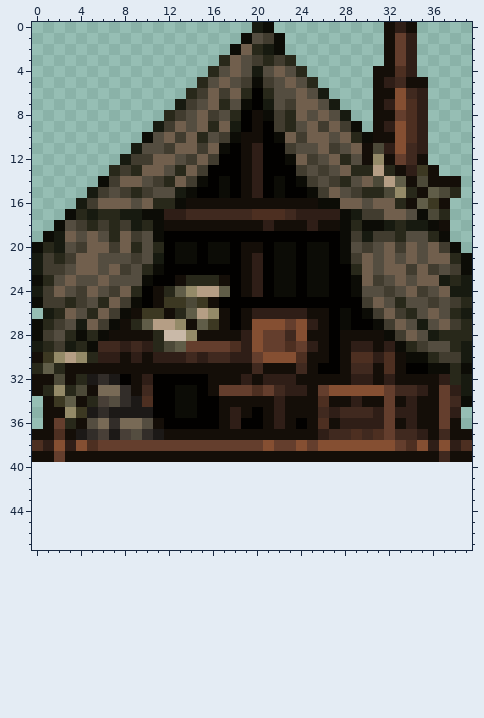
Pixel-art sprite -- content/Entities/Structures/Buildings/Outpost/outpost.png. Above: the version before the commit.
The file is 40x40 pixels. Colours within 5 levels of each other are drawn and written as one. The old version is drawn lined up with the new one, on the new canvas.
After:
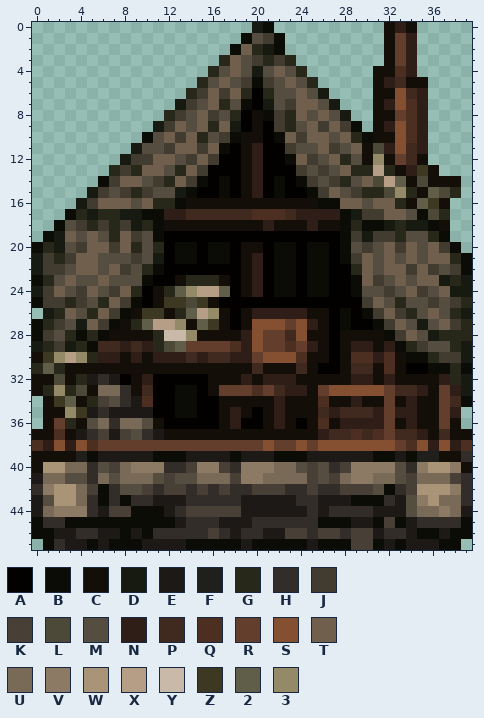
Palette (. is transparent): A #020100  B #0c0c06  C #140e08  D #171a10  E #1c1917  F #1f201c  G #28281a  H #322d29  J #413c2f  K #483f37  L #4c4938  M #544d40  N #2f1e17  P #40291f  Q #4d2f21  R #643e2d  S #854f32  T #715f4d  U #786a56  V #8c7a64  W #aa9478  X #b59e85  Y #c9b9a8  Z #3c3822  2 #605d48  3 #948a68
Changes in this commit:
canvas 40x40 -> 40x48
@@ x 0..39 @@
 38 QNSNSQRRRRRRRRRRRRRRRSRRSRSSSSSSSRQSNSNQ
-39 CCRCCCCCCCCCCCCCCCCCCCCCCCCCCCCCCCCCCPCC
-40 ........................................
-41 ........................................
-42 ........................................
-43 ........................................
-44 ........................................
-45 ........................................
-46 ........................................
-47 ........................................
+39 CCCCFBEEEEEBBBEEEEBEEEBBBEEEEEEBBEBFFCCH
+40 CWWUUHMKUVVVHHKVVKHVVVUUMKMHKVVVVMHVWWVC
+41 EUUMMHUMUUUMKMMUUUKVVUUUUKMKUVVUUMKUUUKH
+42 HVWWUKBHMMKHKKHKHKHHKKKHHKHHKKKMBHKWWWVH
+43 EMWWUHBHBHHEEEHHHHHEEEEEHHEEEBBBHEMVWUUH
+44 EUVVVHEKKBBBEHKKKKKEEEEEEHEHHHHEEEMUUVUE
+45 BHHBBBBBBBBBBEHHHEEEHHHHHHBBBEEBKBEHHHHB
+46 BBEEHHEEBEBHHHHHKHEHHEEKKHKKHKKEHHEBBEBB
+47 .BHEEBEBBBEEEEBBBBBEBBBBBEBBBKKBEBEEEBB.
